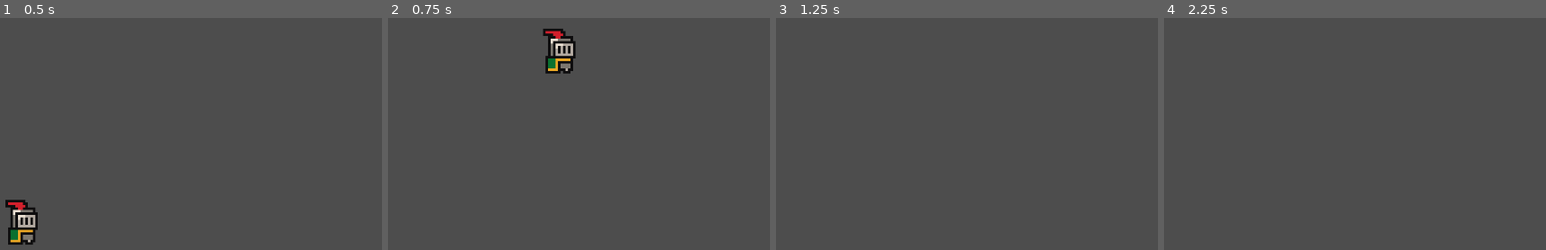
Above: before the commit, frames 1-4 (left to right).
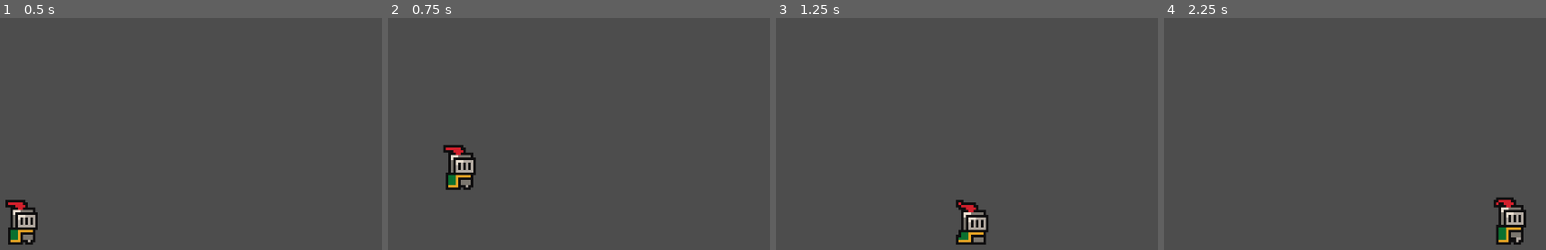
Above: after the commit, the same moments.

Repository: MevyDev/godot-brackeys-tutorial-2d
Game: Godot game, scene res://levels/level1/level_1.tscn
Two runs of this game, one before a commit and one after it. Both use one fixed random seed, a clock stepped at 60 frames per second and the inputs below.
Inputs:
- Up to frame 1 (0.5 s): no input
- Up to frame 2 (0.75 s): tap Enter (ui_accept) at 0.5 s; hold Right (ui_right) from 0.53 s (still down)
- Up to frame 3 (1.25 s): keep holding Right (ui_right); tap Enter (ui_accept) at 0.77 s
- Up to frame 4 (2.25 s): tap Enter (ui_accept) at 1.52 s; release Right (ui_right) at 2.03 s; hold Left (ui_left) from 2.03 s (still down)

Frame 1 is identical in both runs. In frame 2, 2.6% of the frame differs, in the area x 14-50%, y 4-75%; in frame 3, 1.3%; in frame 4, 1.4%.

Commit message:
export player stat variables

Diff:
--- a/entities/player/player.gd
+++ b/entities/player/player.gd
@@ -1,8 +1,8 @@
 extends CharacterBody2D
 
 
-const SPEED = 300.0
-const JUMP_VELOCITY = -400.0
+@export var SPEED: int = 100
+@export var JUMP_VELOCITY: int = -200
 
 
 func _physics_process(delta: float) -> void:
